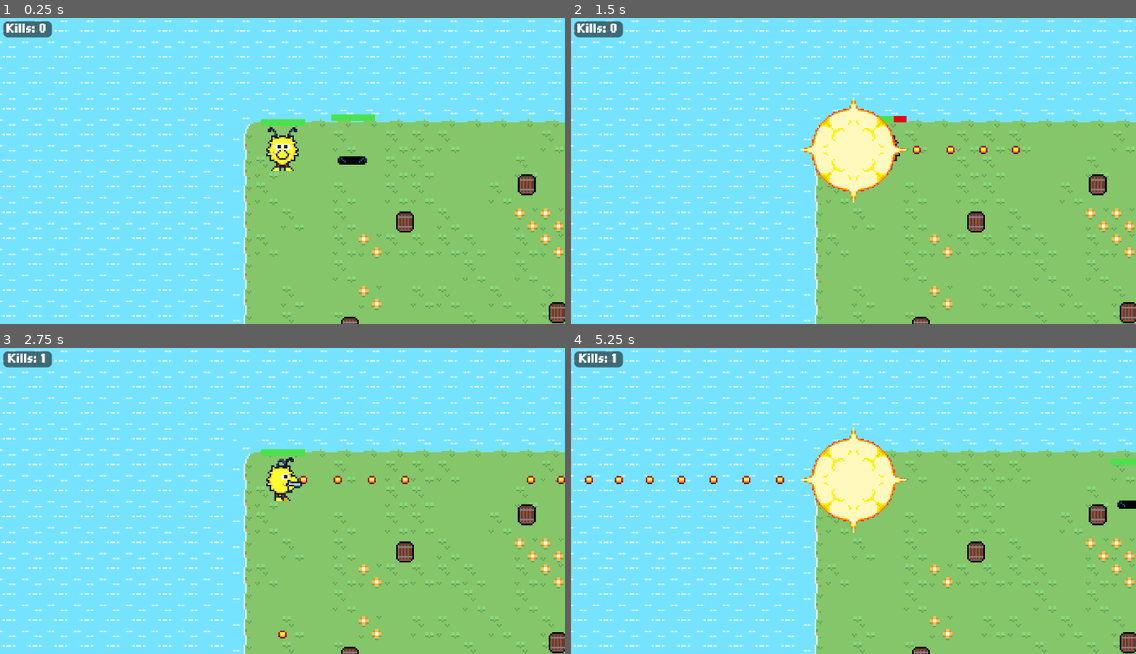
Above: before the commit, frames 1-4 (two rows, left to right).
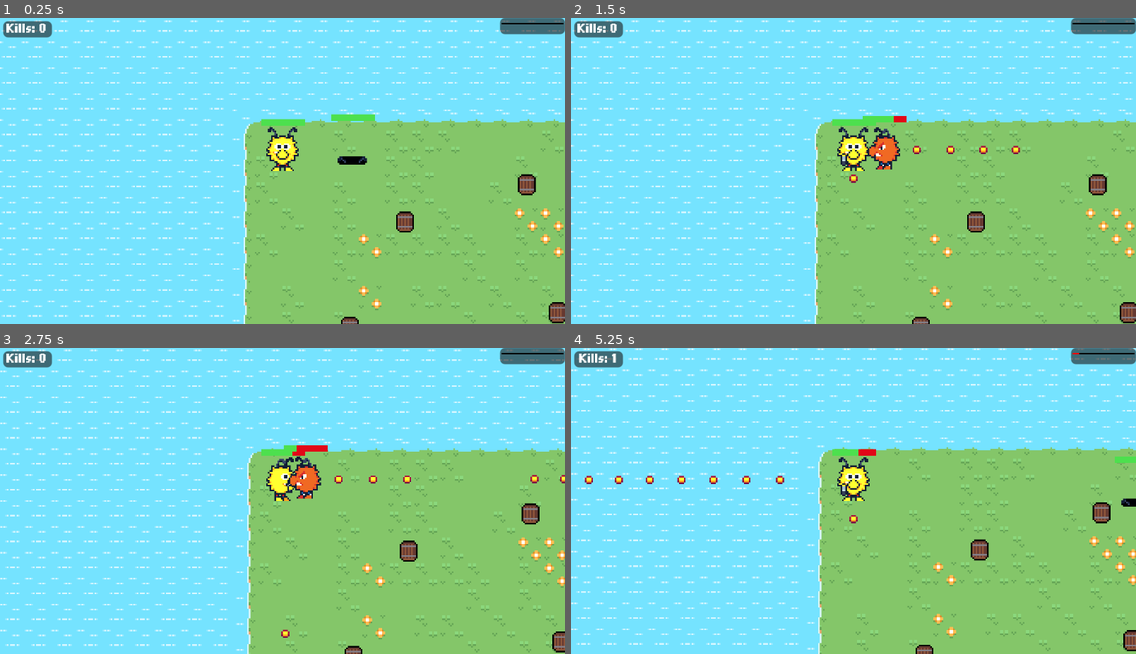
Above: after the commit, the same moments.

Repository: BonnGameDevKurs/gamedevgame
Game: Godot game, scene res://scenes/main.tscn
Same seed, same stepped clock (60 frames per second), same inputs: the game is played once before the commit and once after it. This scene is started directly instead of the project's main scene.
Inputs:
- Up to frame 1 (0.25 s): no input
- Up to frame 2 (1.5 s): hold Right (fire_right) 0.53-1.28 s; tap Space (ability) at 0.6, 1.35 s; hold Down (fire_down) from 1.28 s (still down)
- Up to frame 3 (2.75 s): release Down (fire_down) at 2.03 s; hold Right (fire_right) from 2.03 s (still down); tap Space (ability) at 2.1 s
- Up to frame 4 (5.25 s): release Right (fire_right) at 2.78 s; hold Up (fire_up) 2.78-3.53 s; tap Space (ability) every 0.75 s from 2.85 to 5.1 s; hold Left (fire_left) 3.53-5.03 s; hold Down (fire_down) from 5.03 s (still down)

The runs differ from the first frame. In frame 1, 0.6% of the frame differs, in the area x 88-100%, y 0-6%; in frame 2, 4.0%; in frame 3, 11%; in frame 4, 16%, in the area x 0-100%, y 0-100%.

Commit message:
add ability meter

Diff:
--- a/characters/player/Player.tscn
+++ b/characters/player/Player.tscn
@@ -581,11 +581,14 @@
 tracks/2/interp = 1
 tracks/2/loop_wrap = true
 tracks/2/keys = {
-"times": PackedFloat32Array(0.15),
-"transitions": PackedFloat32Array(1),
+"times": PackedFloat32Array(0.15, 0.2),
+"transitions": PackedFloat32Array(1, 1),
 "values": [{
 "args": [],
 "method": &"_explosion_kill"
+}, {
+"args": [],
+"method": &"_reset_ability_meter"
 }]
 }
 
--- a/characters/player/player.gd
+++ b/characters/player/player.gd
@@ -1,6 +1,7 @@
 extends CharacterBody2D
 
 signal died()
+signal update_ability_meter(value)
 
 # Define states using an enumeration
 enum State { IDLE, RUNNING }
@@ -10,6 +11,7 @@
 const PUSH_FORCE := 10
 const MIN_PUSH_FORCE := 10
 const SPEED = 150
+@export var kills_for_ability_use = 10
 @export var bullet_speed = 100
 @export var fire_rate = 0.2
 var can_fire = true
@@ -22,6 +24,8 @@
 var current_state = State.IDLE
 var _last_direction = _Direction.DOWN
 
+var kills_before_ability_reset = 0
+var ability_meter = 0
 
 @onready var movement_animation = $MovementAnimation
 @onready var gun_animation = $GunAnimation
@@ -46,6 +50,11 @@
 
 
 func _physics_process(_delta):
+	var new_ability_meter = StatsHolder.kill_counter-kills_before_ability_reset
+	if ability_meter != new_ability_meter:
+		ability_meter = new_ability_meter
+		update_ability_meter.emit(ability_meter)
+
 	var direction = Input.get_vector("move_left", "move_right", "move_up", "move_down")
 
 	velocity = direction * SPEED
@@ -76,7 +85,8 @@
 	# direction can be influenced by shooting direction on idle
 	set_animation(direction)
 
-	if Input.is_action_just_pressed("ability"):
+
+	if Input.is_action_just_pressed("ability") and ability_meter>=kills_for_ability_use:
 		explosion_animation.play("explosion")
 
 
@@ -218,3 +228,9 @@
 		box.get_parent().queue_free()
 		var kills = StatsHolder.kill_counter + 1
 		StatsHolderClass.update_stat(StatsHolderClass.Stats.KILLCOUNTER, kills)
+
+
+func _reset_ability_meter():
+	kills_before_ability_reset = StatsHolder.kill_counter
+	ability_meter = 0
+	update_ability_meter.emit(0)
--- /dev/null
+++ b/scenes/ability_bar.gd
@@ -0,0 +1,6 @@
+extends ProgressBar
+
+
+func _on_ability_meter_update(ability):
+	var display_value = min(max_value, ability)
+	value = display_value
--- a/scenes/main.gd
+++ b/scenes/main.gd
@@ -18,6 +18,9 @@
 	spawn_time = initial_spawn_time
 	$SpawnTimer.start(initial_spawn_time)
 	find_child("Player", true, false).died.connect(_end_game)
+	var ability_progress = $CanvasLayer/PanelContainer2/MarginContainer/ProgressBar
+	ability_progress.max_value = $Player.kills_for_ability_use
+	$Player.update_ability_meter.connect(ability_progress._on_ability_meter_update)
 
 
 func spawn_enemies():
--- a/scenes/main.tscn
+++ b/scenes/main.tscn
@@ -1,13 +1,20 @@
-[gd_scene load_steps=9 format=4 uid="uid://h164m4d5wn4j"]
+[gd_scene load_steps=12 format=4 uid="uid://h164m4d5wn4j"]
 
 [ext_resource type="PackedScene" uid="uid://dn5pmqnms068s" path="res://characters/player/Player.tscn" id="1_6gmmr"]
 [ext_resource type="TileSet" uid="uid://o2pw3q66ur8l" path="res://assets/tilesets/grass_water_dirt/grass_water_dirt_tileset.tres" id="1_81ydp"]
 [ext_resource type="Script" uid="uid://u04vv6qah2ac" path="res://scenes/main.gd" id="1_tefeu"]
 [ext_resource type="PackedScene" uid="uid://bkhcmswqnxk1i" path="res://misc/keg/keg.tscn" id="3_tbgi4"]
 [ext_resource type="FontFile" uid="uid://bug4bpkhu10u5" path="res://assets/nokiafc22.ttf" id="5_tipki"]
+[ext_resource type="Script" uid="uid://dg8iq2kypf2x6" path="res://scenes/ability_bar.gd" id="7_85g3d"]
 [ext_resource type="PackedScene" uid="uid://cj3rfysoalbsb" path="res://menus/death_screen/death_screen.tscn" id="7_o6xl0"]
 [ext_resource type="Script" uid="uid://c666rt15y1p67" path="res://misc/kill_counter_label.gd" id="8_tipki"]
 [ext_resource type="PackedScene" uid="uid://nvsa1hfsclia" path="res://characters/enemy/enemy.tscn" id="9_85g3d"]
+
+[sub_resource type="StyleBoxFlat" id="StyleBoxFlat_85g3d"]
+bg_color = Color(0, 0, 0, 1)
+
+[sub_resource type="StyleBoxFlat" id="StyleBoxFlat_choun"]
+bg_color = Color(1, 0, 0, 1)
 
 [node name="Main" type="Node2D"]
 y_sort_enabled = true
@@ -55,6 +62,28 @@
 text = "Kills: 0"
 script = ExtResource("8_tipki")
 
+[node name="PanelContainer2" type="PanelContainer" parent="CanvasLayer"]
+anchors_preset = 1
+anchor_left = 1.0
+anchor_right = 1.0
+offset_left = -40.0
+offset_bottom = 10.0
+grow_horizontal = 0
+
+[node name="MarginContainer" type="MarginContainer" parent="CanvasLayer/PanelContainer2"]
+layout_mode = 2
+theme_override_constants/margin_left = 1
+theme_override_constants/margin_top = 3
+theme_override_constants/margin_right = 1
+
+[node name="ProgressBar" type="ProgressBar" parent="CanvasLayer/PanelContainer2/MarginContainer"]
+layout_mode = 2
+theme_override_styles/background = SubResource("StyleBoxFlat_85g3d")
+theme_override_styles/fill = SubResource("StyleBoxFlat_choun")
+max_value = 10.0
+show_percentage = false
+script = ExtResource("7_85g3d")
+
 [node name="Enemy" parent="." instance=ExtResource("9_85g3d")]
 position = Vector2(61, 24)
 
Not shown, added: scenes/ability_bar.gd.uid
